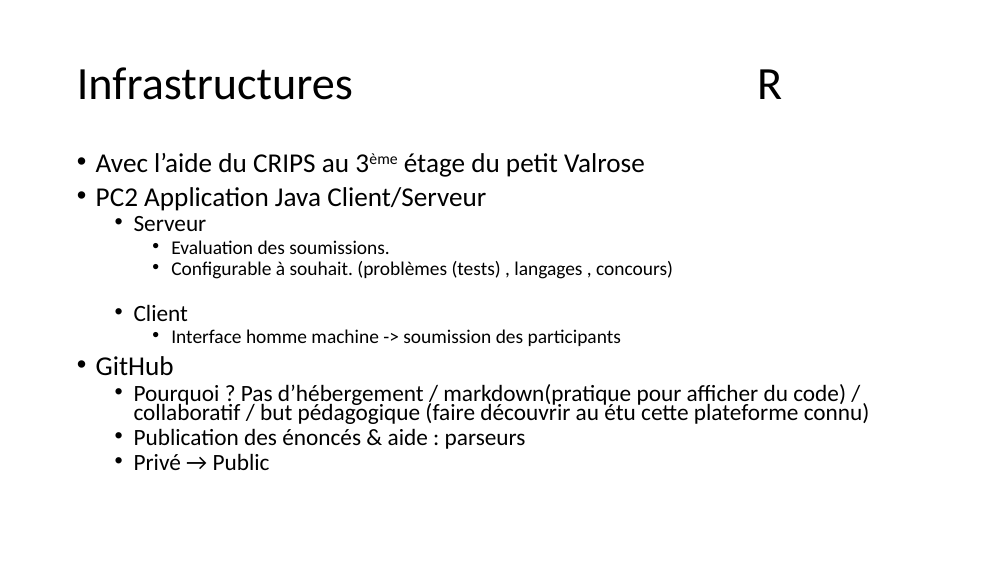
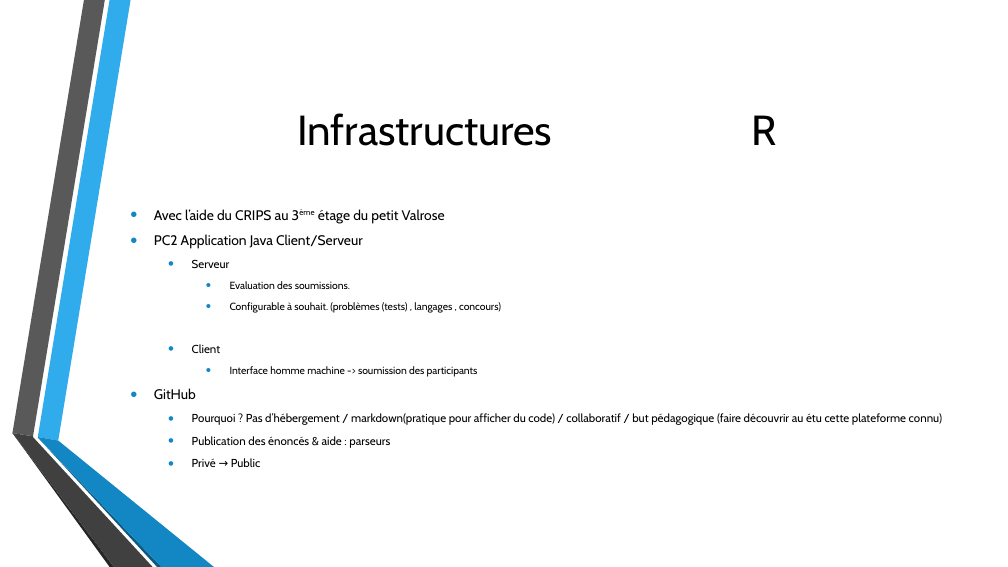
Before and after one commit to GRnice/ConcoursJuin, a slide deck: slide 7 of rapport/presentation.pptx. Drawn at 1008x567 pixels with LibreOffice and Linux fonts; fonts in the diff are those of the drawing; background and template pictures are left out. Boxes give left, top, right and bottom in pixels: in the first picture for what was removed or moved away, otherwise in the second. Text is boxed around its words. In the diff, an @@ line names an element or a change of style, - is before the commit and + after.

Commit message:
theme en + dans le ppt

```diff
--- a/rapport/presentation.pptx
+++ b/rapport/presentation.pptx
@@ title "Infrastructures R": place and size @@
-title "Infrastructures R" at [77, 67, 782, 100]
+title "Infrastructures R" at [297, 113, 776, 146]
@@ title "Infrastructures R" at [297, 113, 776, 146]: size 44 to 40 pt, font Calibri to Cabin; alignment left to centre; line spacing 0.9 to 1 @@
@@ text "Avec l’aide du CRIPS au ...": place and size @@
-text "Avec l’aide du CRIPS au ..." at [96, 153, 870, 470]
+text "Avec l’aide du CRIPS au ..." at [154, 210, 942, 467]
@@ text "Avec l’aide du CRIPS au ..." at [154, 210, 942, 467]: size 25.9 to 13.2 pt in "Avec l’aide du CRIPS au 3ème étage ...", "PC2 Application Java Client/Serveur", "GitHub"; font Calibri to Cabin; size 22.2 to 11 pt in "Serveur", "Client", "Pourquoi ? Pas d’hébergement / markdown(pratique pour ...", "Publication des énoncés & aide : parseurs" and 1 more places; size 18.5 to 9.9 pt in "Evaluation des soumissions.", "Configurable à souhait. (problèmes (tests) , langages ...", "Interface homme machine -> soumission des participants"; indent changed; line spacing 0.7 to 1; less space between paragraphs; more space between paragraphs; vertical alignment top to middle @@
@@ group added at [12, 0, 214, 567]: 6 freeform shapes @@
```
Also in this commit, not shown: 14 other slides changed.
